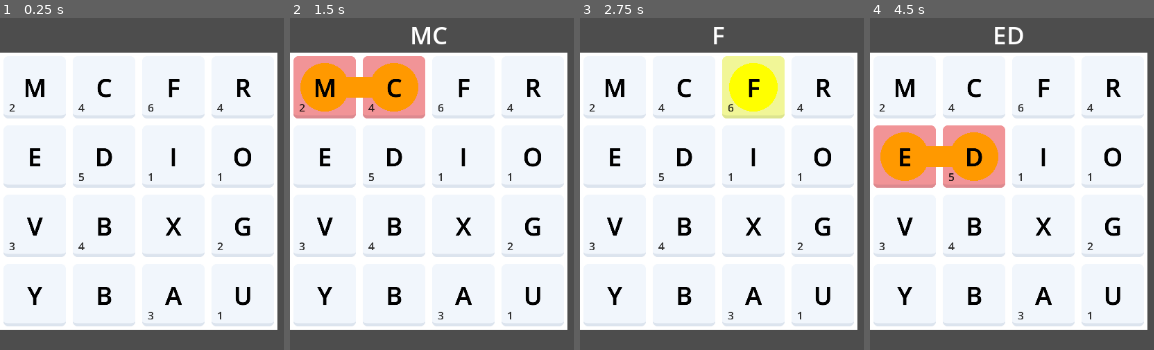
Above: before the commit, frames 1-4 (left to right).
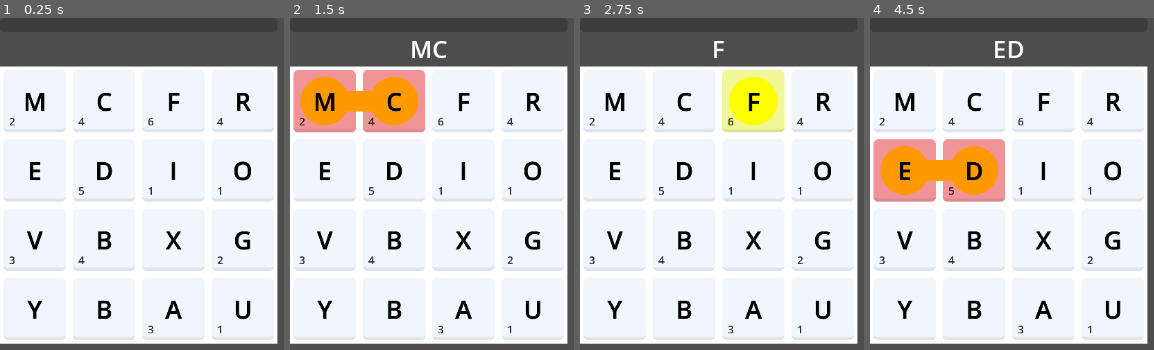
Above: after the commit, the same moments.

Repository: MarcoRizz/quadrati
Game: Godot game, scene res://scenes/main.tscn
Two runs of this game, one before a commit and one after it. Both use one fixed random seed, a clock stepped at 60 frames per second and the inputs below.
Inputs (mouse positions are in pixels of both pictures, inside the frame that each line leads up to):
- Up to frame 1 (0.25 s): no input
- Up to frame 2 (1.5 s): tap Enter at 0.5 s; move the mouse to (324, 87) at 0.52 s; press the mouse at (324, 87) at 0.53 s; tap Space at 1.25 s; move the mouse to (395, 87) at 1.27 s; release the mouse at (395, 87) at 1.28 s; click (395, 87) at 1.35 s
- Up to frame 3 (2.75 s): move the mouse to (753, 87) at 2.02 s; press the mouse at (753, 87) at 2.03 s
- Up to frame 4 (4.5 s): tap Enter at 2.75 s; move the mouse to (1111, 87) at 2.77 s; release the mouse at (1111, 87) at 2.78 s; click (1111, 87) at 2.85 s; move the mouse to (904, 157) at 3.52 s; press the mouse at (904, 157) at 3.53 s; tap Space at 4.25 s; move the mouse to (975, 157) at 4.27 s; release the mouse at (975, 157) at 4.28 s; click (975, 157) at 4.35 s

The runs differ from the first frame. In frame 1, 14% of the frame differs, in the area x 0-98%, y 10-99%; in frame 2, 20%; in frame 3, 17%; in frame 4, 21%, in the area x 0-98%, y 2-99%.

Commit message:
added progressbar

Diff:
--- a/scenes/main.tscn
+++ b/scenes/main.tscn
@@ -1,23 +1,32 @@
-[gd_scene load_steps=4 format=3 uid="uid://ca2u80vmcdd0c"]
+[gd_scene load_steps=5 format=3 uid="uid://ca2u80vmcdd0c"]
 
 [ext_resource type="PackedScene" uid="uid://knuk1qdilmis" path="res://scenes/grid.tscn" id="1_uubdm"]
 [ext_resource type="Script" path="res://scripts/main.gd" id="1_woek1"]
 [ext_resource type="Script" path="res://scripts/parola.gd" id="3_2dkqv"]
+[ext_resource type="Script" path="res://scripts/progress_bar.gd" id="4_gwx55"]
 
 [node name="Main" type="Node2D"]
 script = ExtResource("1_woek1")
 
 [node name="Grid" parent="." instance=ExtResource("1_uubdm")]
-position = Vector2(0, 50)
+position = Vector2(0, 70)
 
 [node name="Parola" type="Label" parent="."]
+offset_top = 20.0
 offset_right = 400.0
-offset_bottom = 50.0
+offset_bottom = 70.0
 theme_override_font_sizes/font_size = 35
 horizontal_alignment = 1
 vertical_alignment = 1
 script = ExtResource("3_2dkqv")
 
+[node name="ProgressBar" type="ProgressBar" parent="."]
+offset_right = 400.0
+offset_bottom = 20.0
+show_percentage = false
+script = ExtResource("4_gwx55")
+
 [connection signal="attempt_result" from="." to="Grid" method="_on_main_attempt_result"]
+[connection signal="attempt_result" from="." to="ProgressBar" method="_on_main_attempt_result"]
 [connection signal="attempt_changed" from="Grid" to="Parola" method="_on_grid_attempt_changed"]
 [connection signal="clear_grid" from="Grid" to="Parola" method="_on_grid_clear_grid"]
--- a/scripts/main.gd
+++ b/scripts/main.gd
@@ -14,6 +14,7 @@
 	if json_as_dict.has("grid") and json_as_dict.has("words") and json_as_dict.has("passingLinks") and json_as_dict.has("startingLinks"):
 		for i_parola in json_as_dict.words:
 			remainingWords.append(i_parola)
+			$ProgressBar.max_value += len(i_parola)
 		$Grid.assegna_lettere(json_as_dict)
 	else:
 		printerr("NO DATA")
--- /dev/null
+++ b/scripts/progress_bar.gd
@@ -0,0 +1,16 @@
+extends ProgressBar
+
+
+# Called when the node enters the scene tree for the first time.
+func _ready() -> void:
+	pass # Replace with function body.
+
+
+# Called every frame. 'delta' is the elapsed time since the previous frame.
+func _process(delta: float) -> void:
+	pass
+
+
+func _on_main_attempt_result(word_finded: bool, word: String) -> void:
+	if word_finded:
+		value += len(word)
